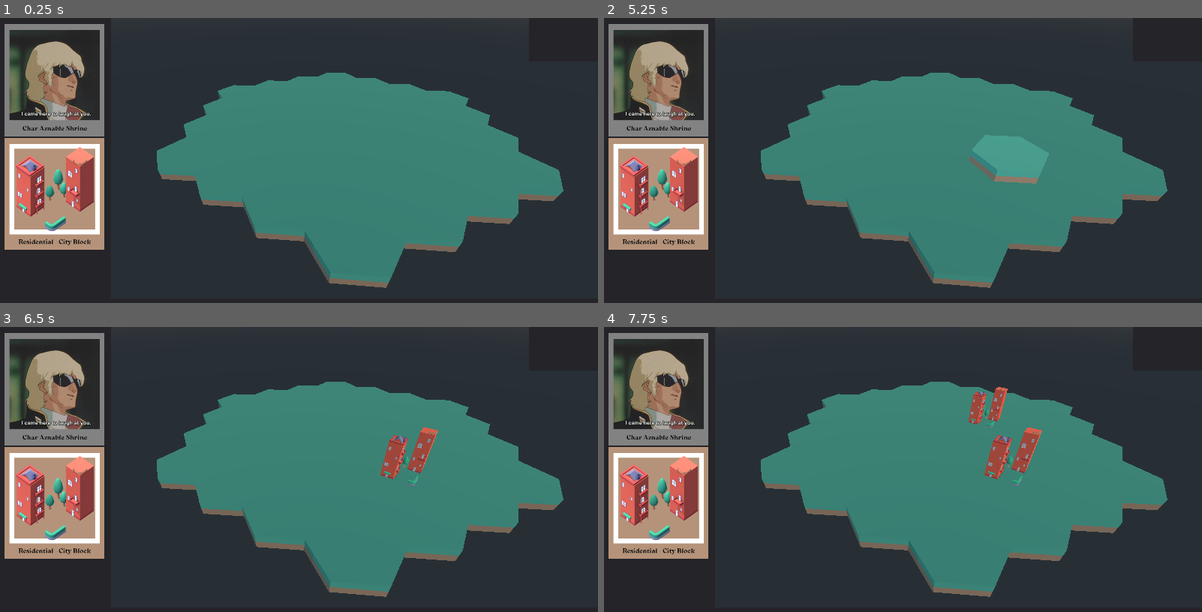
Above: before the commit, frames 1-4 (two rows, left to right).
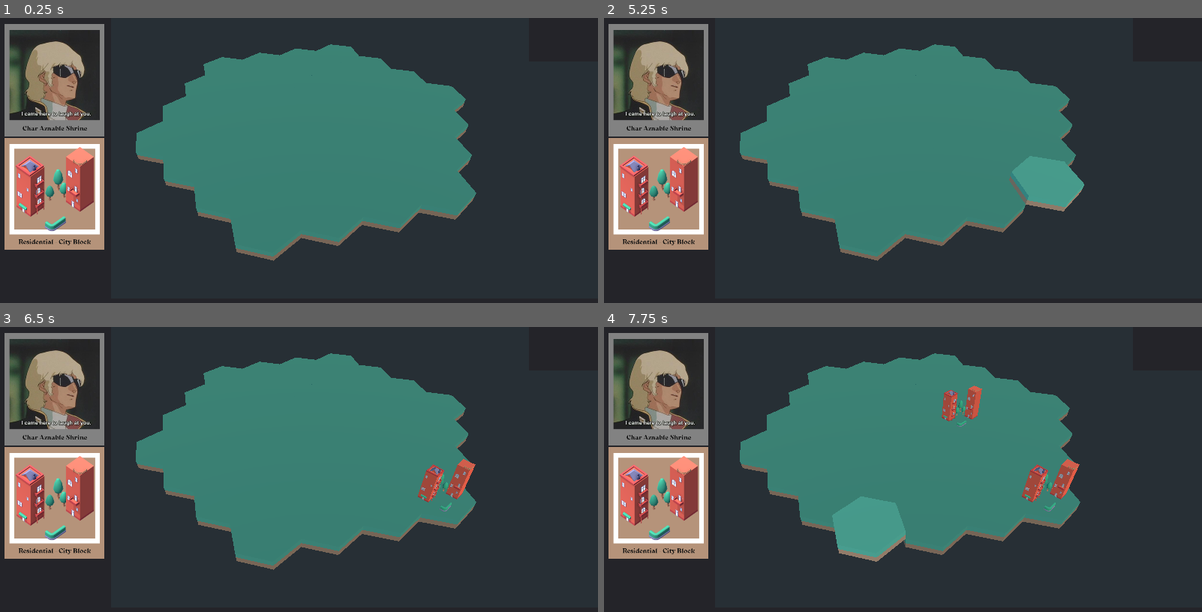
Above: after the commit, the same moments.

Repository: SudoCat/LDJAM51
Game: Godot game, scene res://scenes/grid.tscn
The game is run twice, just before and just after one commit, with the same random seed, the same clock (stepped at 60 frames per second) and the same inputs.
Inputs (mouse positions are in pixels of both pictures, inside the frame that each line leads up to):
- Up to frame 1 (0.25 s): no input
- Up to frame 2 (5.25 s): click (657, 80) at 0.5 s; click (657, 194) at 1.27 s; click (657, 80) at 2 s; click (657, 194) at 2.77 s; click (657, 80) at 3.5 s; click (657, 194) at 4.27 s; tap Enter at 5 s; move the mouse to (1034, 169) at 5.02 s; click (1034, 169) at 5.17 s
- Up to frame 3 (6.5 s): tap Space at 5.75 s; move the mouse to (179, 512) at 5.77 s; click (179, 512) at 5.92 s
- Up to frame 4 (7.75 s): tap Enter at 6.5 s; move the mouse to (962, 421) at 6.52 s; click (962, 421) at 6.67 s; tap Space at 7.25 s; move the mouse to (873, 563) at 7.27 s; click (873, 563) at 7.42 s

The runs differ from the first frame. In frame 1, 15% of the frame differs, in the area x 22-95%, y 9-95%; in frame 2, 17%; in frame 3, 16%; in frame 4, 18%.

Commit message:
closer FOV

Diff:
--- a/scenes/grid.tscn
+++ b/scenes/grid.tscn
@@ -12,7 +12,10 @@
 script = ExtResource( 1 )
 
 [node name="Camera" type="Camera" parent="."]
-transform = Transform( -0.819152, 0.368688, -0.439385, 0, 0.766044, 0.642788, 0.573576, 0.526541, -0.627507, 2.07815, 4.69672, -3.5689 )
+transform = Transform( -0.707107, 0.5, -0.5, 0, 0.707107, 0.707107, 0.707107, 0.5, -0.5, -2.70467, 9.00244, -4.26038 )
+current = true
+fov = 50.0
+size = 10.0
 
 [node name="Player" parent="." instance=ExtResource( 2 )]
 
